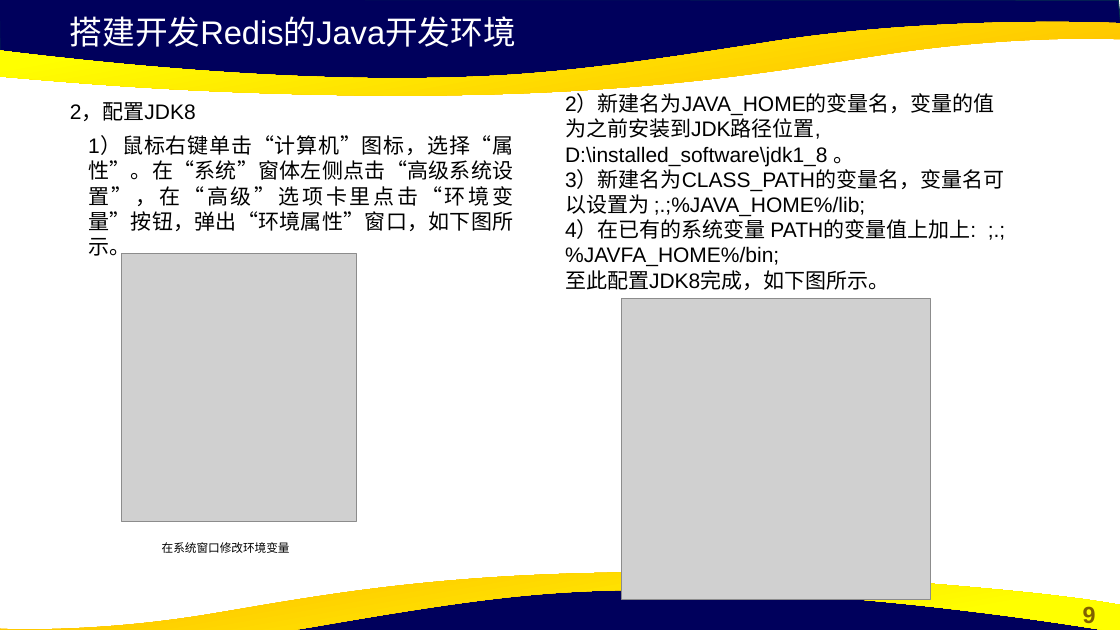
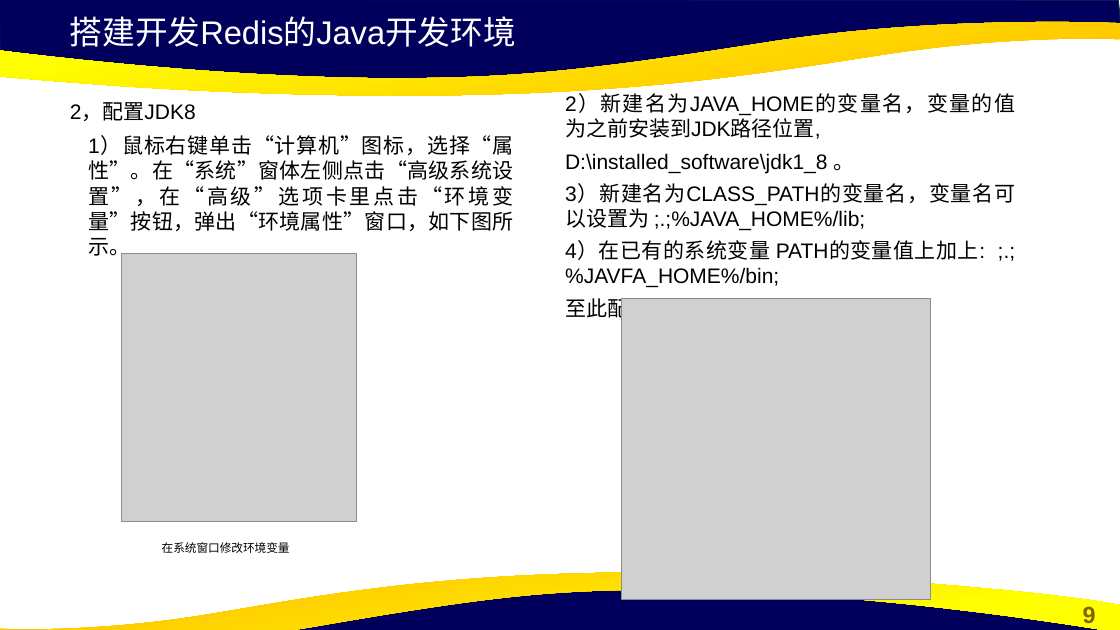
Before and after one commit to cxinping/Redis, a slide deck: slide 9 of ppt/第7章 Redis开发实战.pptx. Drawn at 1120x630 pixels with LibreOffice and Linux fonts; fonts in the diff are those of the drawing; grey boxes stand for pictures; background and template pictures are left out. Boxes give left, top, right and bottom in pixels: in the first picture for what was removed or moved away, otherwise in the second. Text is boxed around its words. In the diff, an @@ line names an element or a change of style, - is before the commit and + after.

```diff
--- a/ppt/第7章 Redis开发实战.pptx
+++ b/ppt/第7章 Redis开发实战.pptx
@@ text at [565,95,1015,321]: text changed @@
-2）新建名为JAVA_HOME的变量名，变量的值为之前安装到JDK路径位置, D:\installed_software\jdk1_8 。 3）新建名为CLASS_PATH的变量名，变量名可以设置为 ;.;%JAVA_HOME%/lib; 4）在已有的系统变量 PATH的变量值上加上: ;.;%JAVFA_HOME%/bin; 至此配置JDK8完成，如下图所示。
+2）新建名为JAVA_HOME的变量名，变量的值为之前安装到JDK路径位置,
+D:\installed_software\jdk1_8 。
+3）新建名为CLASS_PATH的变量名，变量名可以设置为 ;.;%JAVA_HOME%/lib;
+4）在已有的系统变量 PATH的变量值上加上: ;.;%JAVFA_HOME%/bin;
+至此配置JDK8完成，如下图所示。
```
Also in this commit, not shown: 20 other slides changed, 1 other file.
